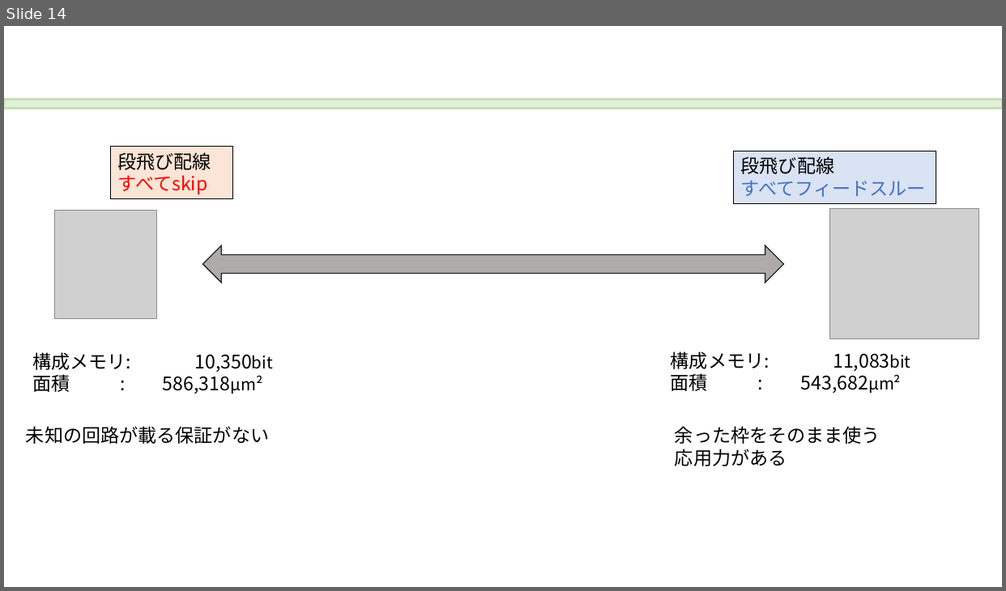
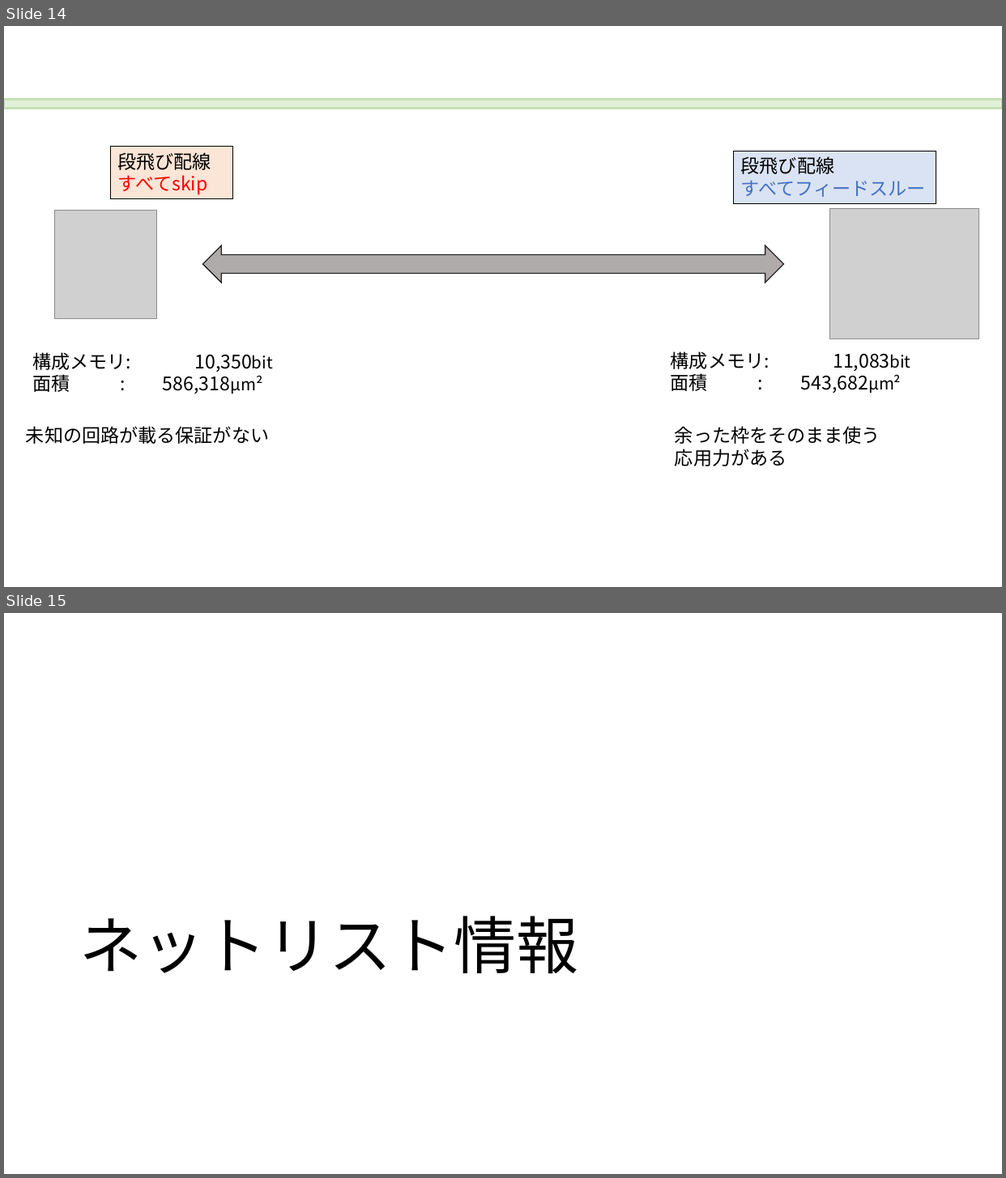
Before and after one commit to kumamoto-u-iida-lab/sopa_flow, a slide deck: docs/SoPA.pptx. Shown one above the other, each under a label of ours: slide 14 before the commit, slides 14 and 15 after it. The pictures are 1006x591 and 1006x1178 pixels, drawn with LibreOffice and Linux fonts; fonts in the diff are those of the drawing; grey boxes stand for pictures. Boxes give left, top, right and bottom in pixels: in the first picture for what was removed or moved away, otherwise in the second. Text is boxed around its words. In the diff, an @@ line names an element or a change of style, - is before the commit and + after.

```diff
--- a/docs/SoPA.pptx
+++ b/docs/SoPA.pptx
@@ slide 15 added at box(4, 613, 1002, 1174), background #FFFFFF @@
@@ title added at box(79, 916, 578, 974), 60 pt, text #000000 @@
+ネットリスト情報
```
Also in this commit, not shown: 5 other slides added.
